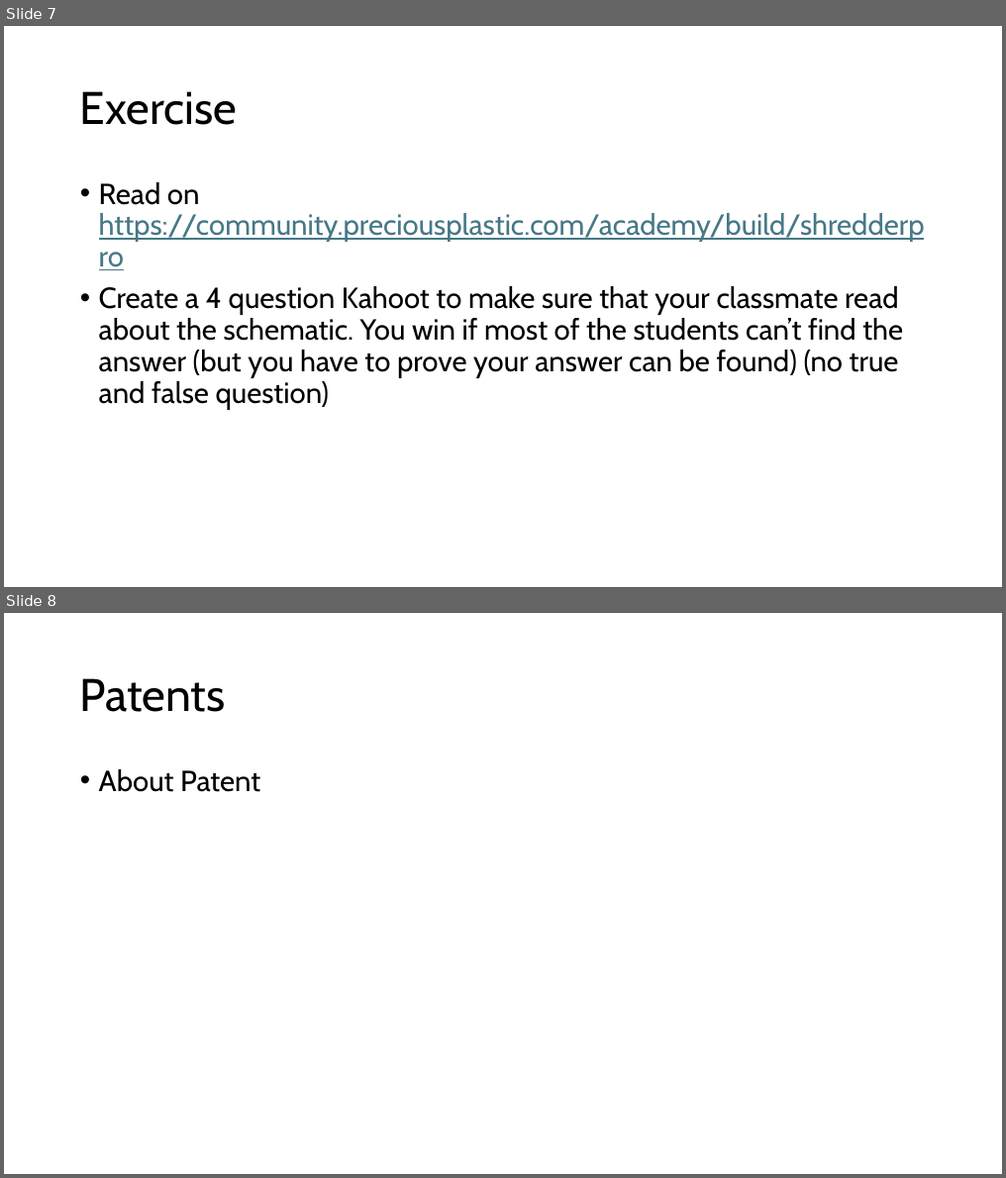
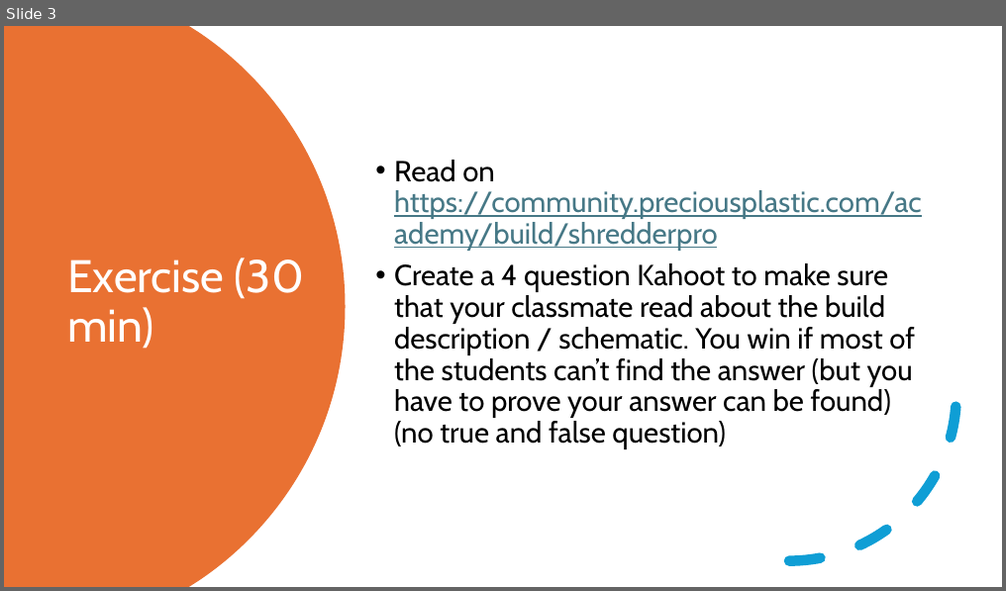
Before and after one commit to JLNU-EETC3433/courseware, a slide deck: 20241101-lesson6.pptx. Shown one above the other, each under a label of ours: slides 7 and 8 before the commit, slide 3 after it. The pictures are 1006x1178 and 1006x591 pixels, drawn with LibreOffice and Linux fonts; fonts in the diff are those of the drawing. Boxes give left, top, right and bottom in pixels: in the first picture for what was removed or moved away, otherwise in the second. Text is boxed around its words. In the diff, an @@ line names an element or a change of style, - is before the commit and + after.

```diff
--- a/20241101-lesson6.pptx
+++ b/20241101-lesson6.pptx
@@ slide 8 removed at (4, 613, 1002, 1174), background #FFFFFF @@
@@ title removed at (80, 678, 226, 712) @@
-Patents
@@ text removed at (99, 769, 260, 792) @@
-• About Patent
@@ what was slide 7 is now slide 3 @@
@@ slide 3 changed as well @@
@@ freeform shape added at (4, 26, 346, 587), fill #E97132 @@
@@ text "Read on https://community.preciousplastic.com/academy/build/ ...": place and size @@
-text "Read on https://community.preciousplastic.com/academy/build/ ..." at (99, 182, 925, 410)
+text "Read on https://community.preciousplastic.com/academy/build/ ..." at (394, 160, 922, 450)
@@ text "Read on https://community.preciousplastic.com/academy/build/ ..." at (394, 160, 922, 450): vertical alignment top to middle @@
@@ arc (boxed as its full ellipse) added at (623, 227, 957, 562), outline #0F9ED5 10 pt dashed @@
@@ title at (67, 258, 304, 349): text changed; text colour #000000 to #FFFFFF @@
-Exercise
+Exercise (30 min)
@@ text at (394, 264, 915, 450): text changed @@
-• Create a 4 question Kahoot to make sure that your classmate read about the schematic. You win if most of the students can’t find the answer (but you have to prove your answer can be found) (no true and false question)
+• Create a 4 question Kahoot to make sure that your classmate read about the build description / schematic. You win if most of the students can’t find the answer (but you have to prove your answer can be found) (no true and false question)
```
Also in this commit, not shown: 1 other slide changed, 4 slides added, 5 other slides removed.
